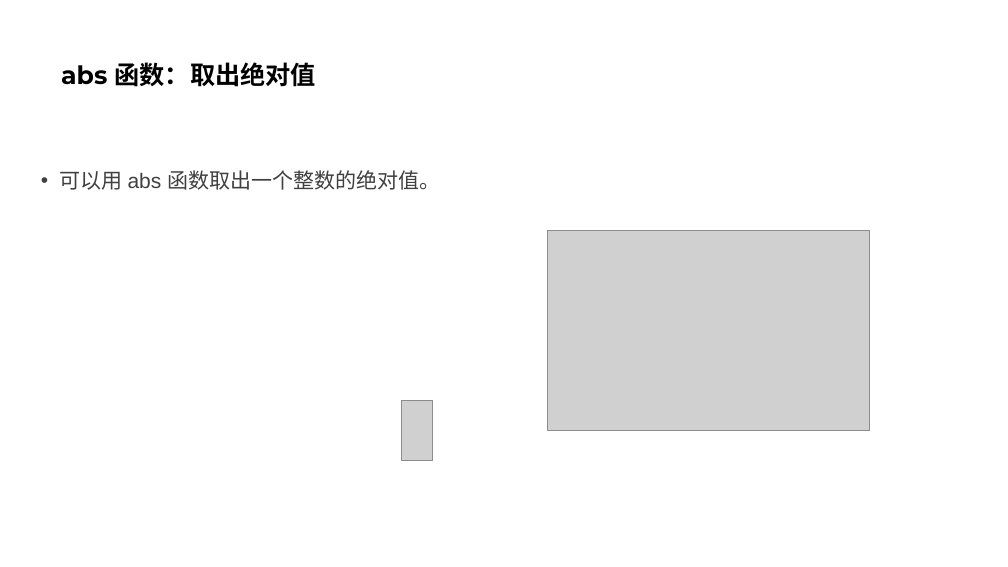
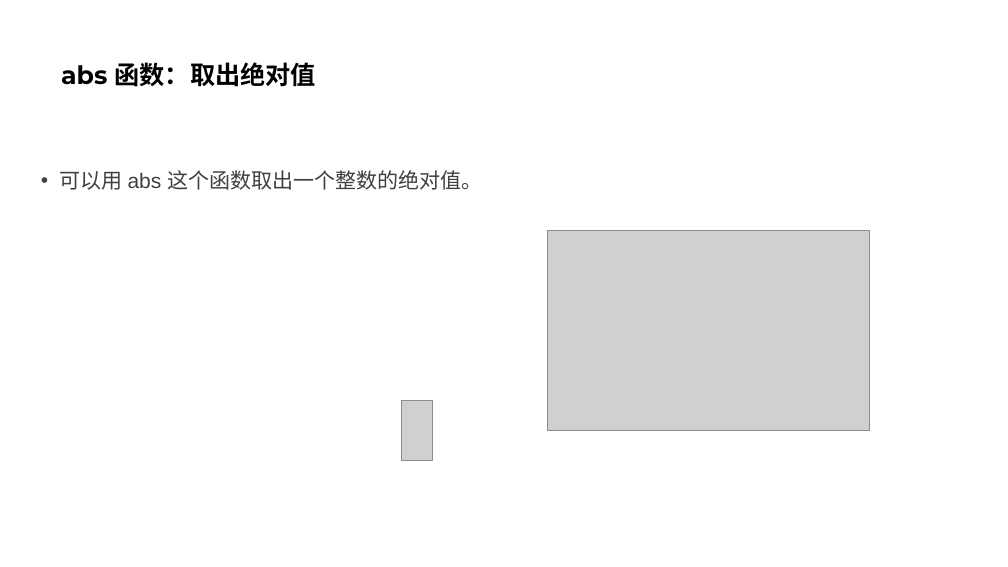
Before and after one commit to parallel101/course, a slide deck: slide 37 of 12/slides.pptx (slide 30 before the commit). Drawn at 1008x567 pixels with LibreOffice and Linux fonts; fonts in the diff are those of the drawing; grey boxes stand for pictures. Boxes give left, top, right and bottom in pixels: in the first picture for what was removed or moved away, otherwise in the second. Text is boxed around its words. In the diff, an @@ line names an element or a change of style, - is before the commit and + after.

```diff
--- a/12/slides.pptx
+++ b/12/slides.pptx
@@ text at (x1=60, y1=170, x2=482, y2=190): text changed @@
-• 可以用 abs 函数取出一个整数的绝对值。
+• 可以用 abs 这个函数取出一个整数的绝对值。
```
Also in this commit, not shown: 3 other slides changed, 7 slides added, 9 other files.
